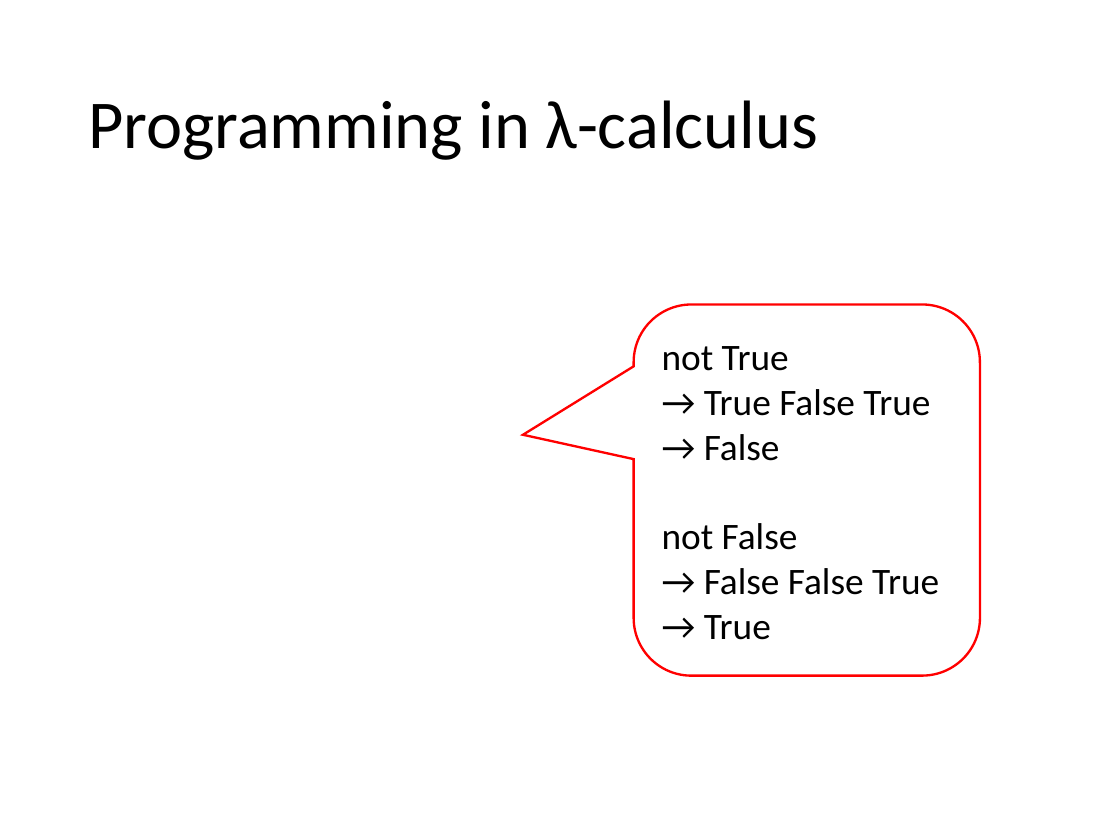
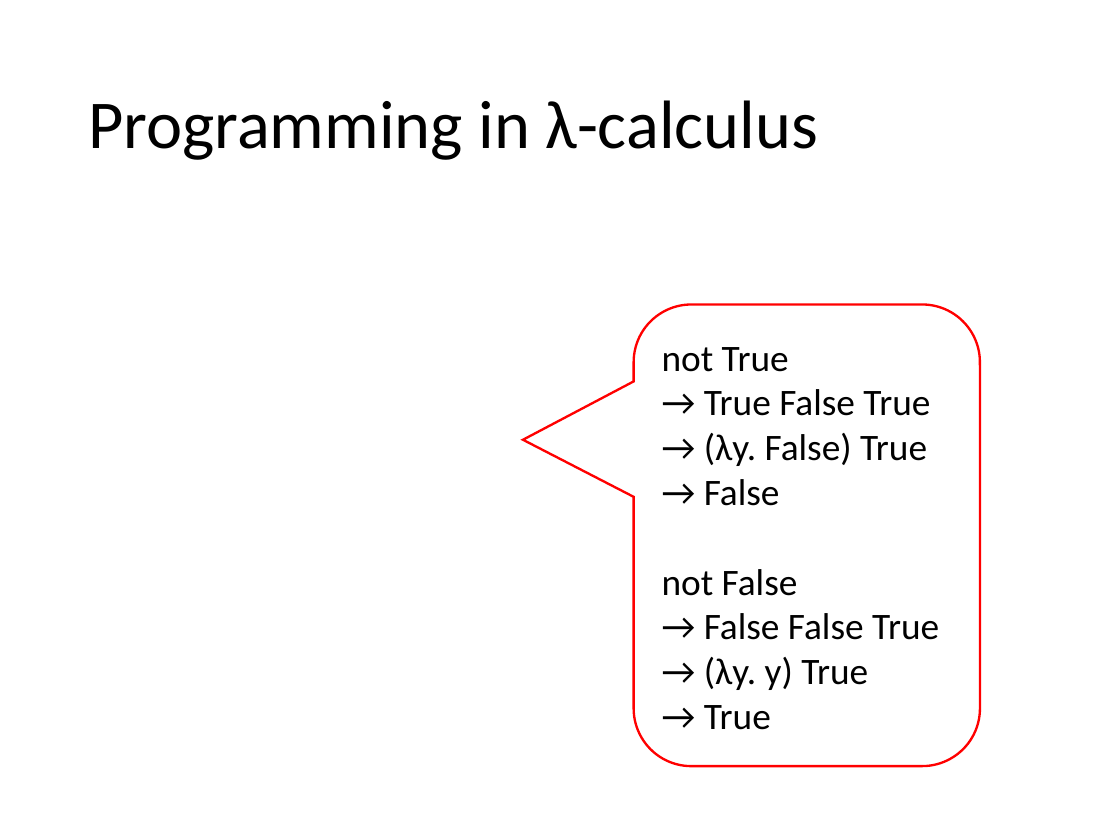
Before and after one commit to hongjin-liang/semantics2026, a slide deck: slide 55 of 04_lambda.pptx. Drawn at 1120x840 pixels with LibreOffice and Linux fonts; fonts in the diff are those of the drawing; grey boxes stand for pictures. Boxes give left, top, right and bottom in pixels: in the first picture for what was removed or moved away, otherwise in the second. Text is boxed around its words. In the diff, an @@ line names an element or a change of style, - is before the commit and + after.

```diff
--- a/04_lambda.pptx
+++ b/04_lambda.pptx
@@ rounded speech box "not True": place and size @@
-rounded speech box "not True" at [634,305,980,675]
+rounded speech box "not True" at [634,305,980,766]
@@ rounded speech box "not True" at [634,305,980,766]: proportions changed @@
@@ text in rounded speech box at [704,433,927,466]: paragraph added @@
+→ (λy. False) True
@@ text in rounded speech box at [704,657,868,690]: paragraph added @@
+→ (λy. y) True
```
Also in this commit, not shown: 2 other slides changed.
